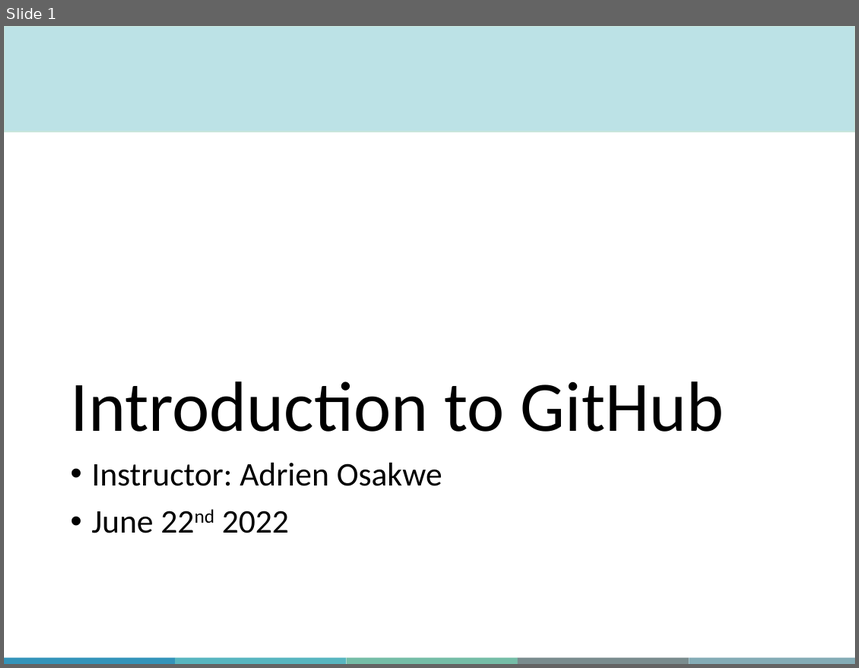
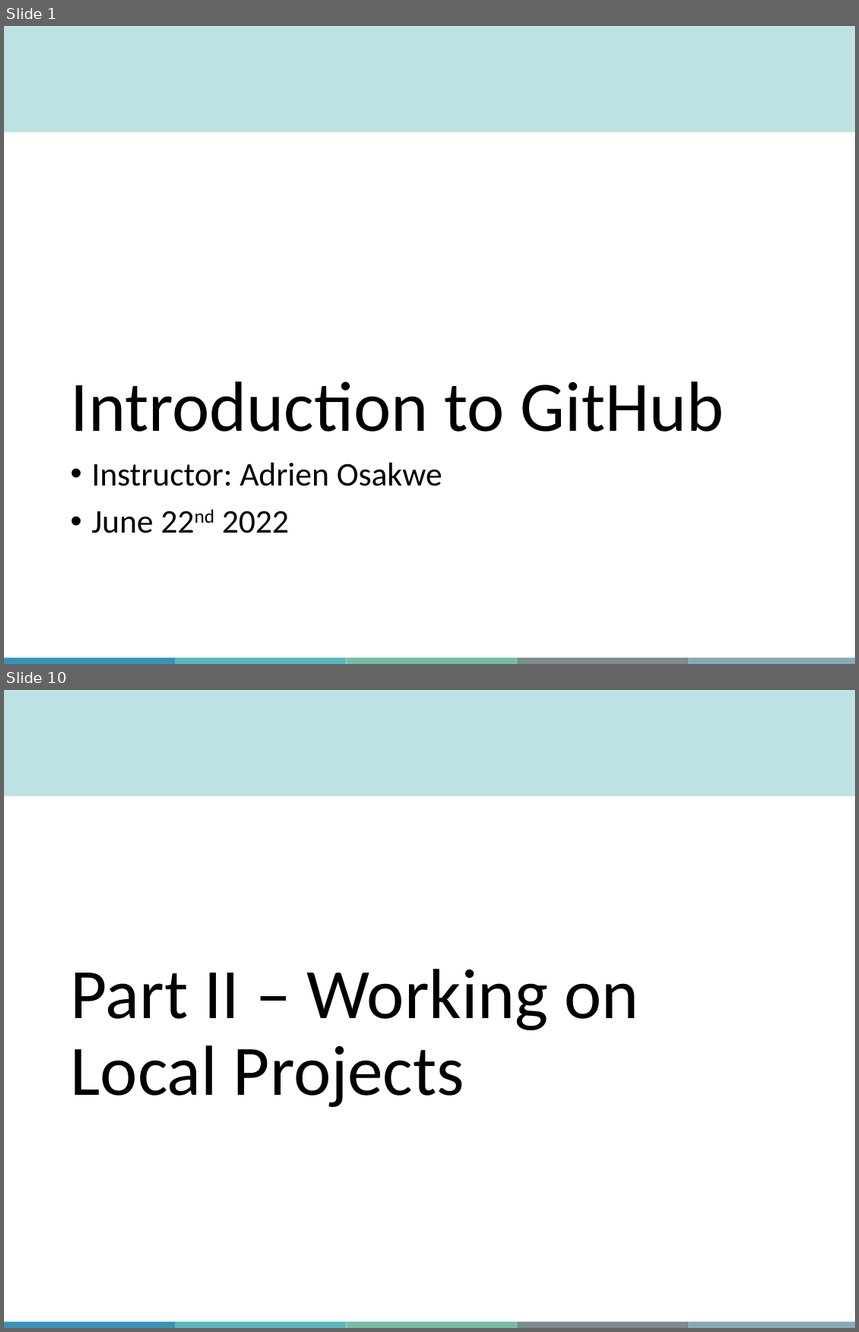
Before and after one commit to aosakwe/MiCM_IntroToGitHub, a slide deck: Slides/MiCM_GitHub_Workshop.pptx. Shown one above the other, each under a label of ours: slide 1 before the commit, slides 1 and 10 after it; the slides between them are not shown. The pictures are 859x668 and 859x1332 pixels, drawn with LibreOffice and Linux fonts; fonts in the diff are those of the drawing; background and template pictures are left out. Boxes give left, top, right and bottom in pixels: in the first picture for what was removed or moved away, otherwise in the second. Text is boxed around its words. In the diff, an @@ line names an element or a change of style, - is before the commit and + after.

```diff
--- a/Slides/MiCM_GitHub_Workshop.pptx
+++ b/Slides/MiCM_GitHub_Workshop.pptx
@@ slide 10 added at box(4, 690, 855, 1328), background #FFFFFF; not listed: 6 template elements that a slide beside it also shows @@
@@ title added at box(71, 969, 639, 1107), 60 pt, text #000000 @@
+Part II – Working on Local Projects
```
Also in this commit, not shown: 3 slides changed, 5 other slides added, 2 slides removed, 2 other files.
